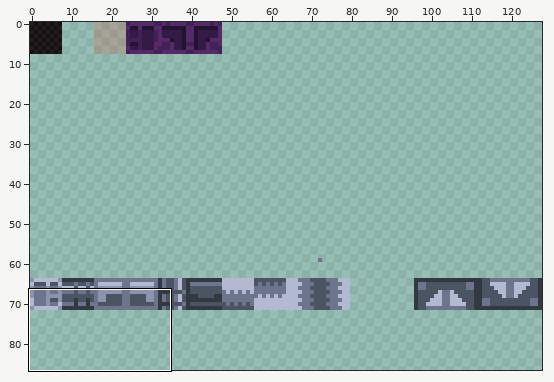
Two states of a pixel-art file, rawAssets/tiles.aseprite. The picture above shows the old version from afar; the outline marks the close-up.
Close-up. Earlier state:
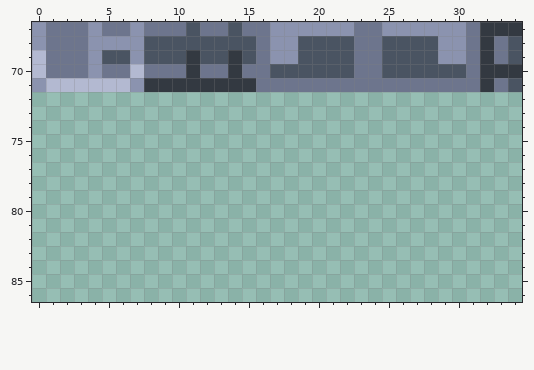
128x128 pixels, 1 frame. Shown: x 0..34, y 67..86. The wide view leaves out empty margins. The commit also changed other parts of the picture, which this record leaves out.
The result:
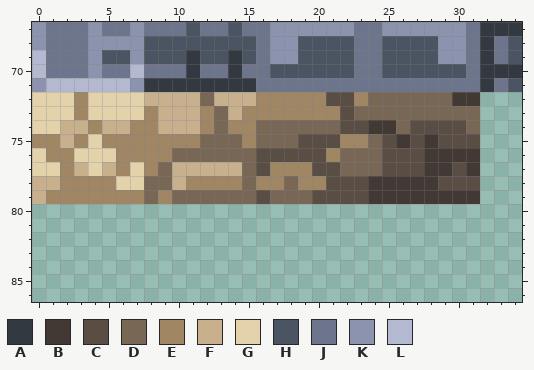
Palette (. is transparent): A #333941  B #423934  C #5a4e44  D #796755  E #a08662  F #c7b08b  G #e4d2aa  H #4a5462  J #6d758d  K #8b93af  L #b3b9d1
What changed:
Layer "Layer 1":
The edit adds colour B in row 72 at x 30 to 31; in row 74 at x 24 to 25; in row 75 at x 26 and 28; in row 76 at x 28 to 31; in row 77 at x 28 to 29 and 31; in row 78 at x 24 to 28.
The edit adds colour B in row 79 at x 24 to 31.
The edit adds colour C in row 72 at x 21 to 22; in row 73 at x 22; in row 74 at x 22 to 23 and 27 to 30; in row 75 at x 19 to 21, 25, 27 and 29 to 31; in row 76 at x 16 to 20 and 25 to 27; in row 77 at x 16, 20 to 21, 25 to 27 and 30.
The edit adds colour C in row 78 at x 21 to 23 and 29 to 31; in row 79 at x 16 and 20 to 23.
The edit adds colour D in row 72 at x 12 and 24 to 29; in row 73 at x 13 and 23 to 31; in row 74 at x 13, 16 to 21, 26 and 31; in row 75 at x 12 to 14, 16 to 18 and 24; in row 76 at x 10 to 15 and 22 to 24; in row 77 at x 9, 15 and 22 to 24.
The edit adds colour D in row 78 at x 8 to 9, 15 and 18; in row 79 at x 8, 10 to 15 and 17 to 19.
The edit adds colour E in row 72 at x 3, 16 to 20 and 23; in row 73 at x 3, 8, 12 and 15 to 21; in row 74 at x 4, 7 to 8, 12 and 14 to 15; in row 75 at x 0 to 1, 3, 5 to 11, 15 and 22 to 23; in row 76 at x 1 to 2, 6 to 9 and 21; in row 77 at x 2, 6, 8 and 17 to 19.
The edit adds colour E in row 78 at x 2 to 5, 11 to 14, 16 to 17 and 19 to 20; in row 79 at x 1 to 7 and 9.
The edit adds colour F in row 72 at x 8 to 11 and 13 to 15; in row 73 at x 9 to 11 and 14; in row 74 at x 2 to 3, 5 to 6 and 9 to 11; in row 75 at x 2; in row 77 at x 3, 5 and 10 to 14; in row 78 at x 0 to 1 and 10.
The edit adds colour F in row 79 at x 0.
The edit adds colour G in rows 72 to 73 at x 0 to 2 and 4 to 7; in row 74 at x 0 to 1; in row 75 at x 4; in row 76 at x 0 and 3 to 5; in row 77 at x 0 to 1, 4 and 7; in row 78 at x 6 to 7.
Changed places in both close-ups, as pixel boxes (x1, y1, x2, y2):
added: (32, 92, 480, 204)
